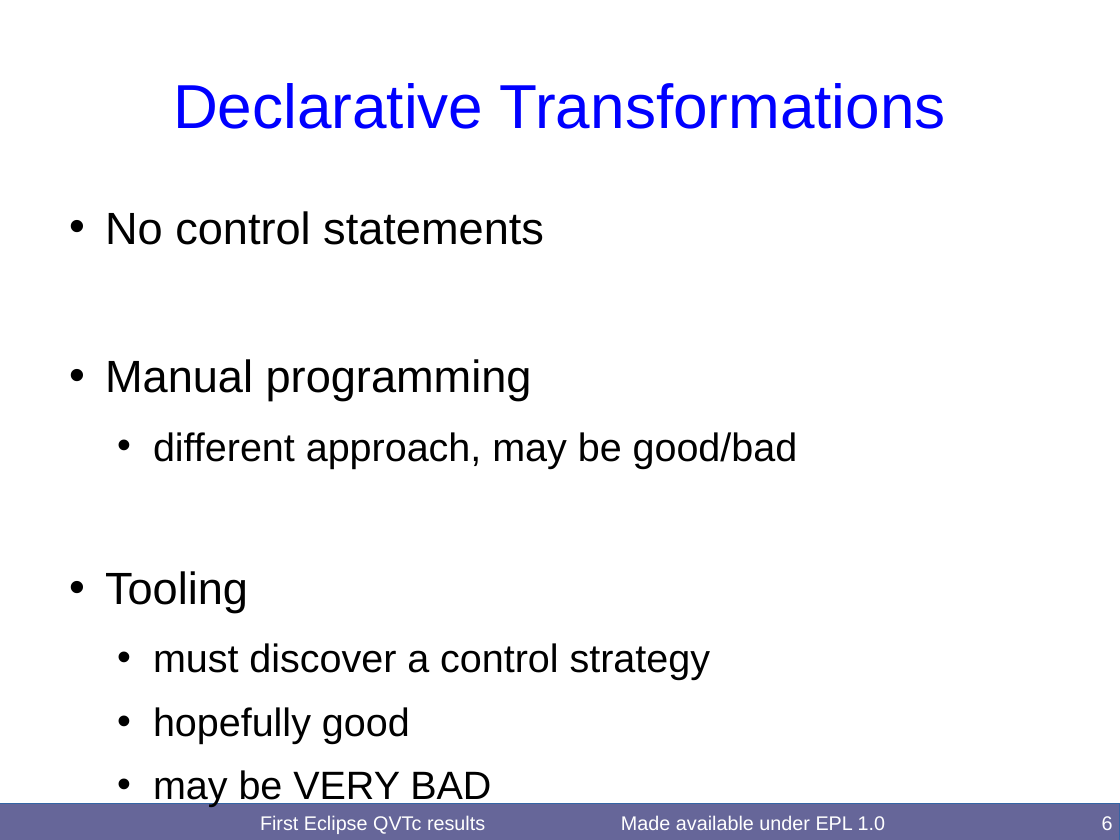
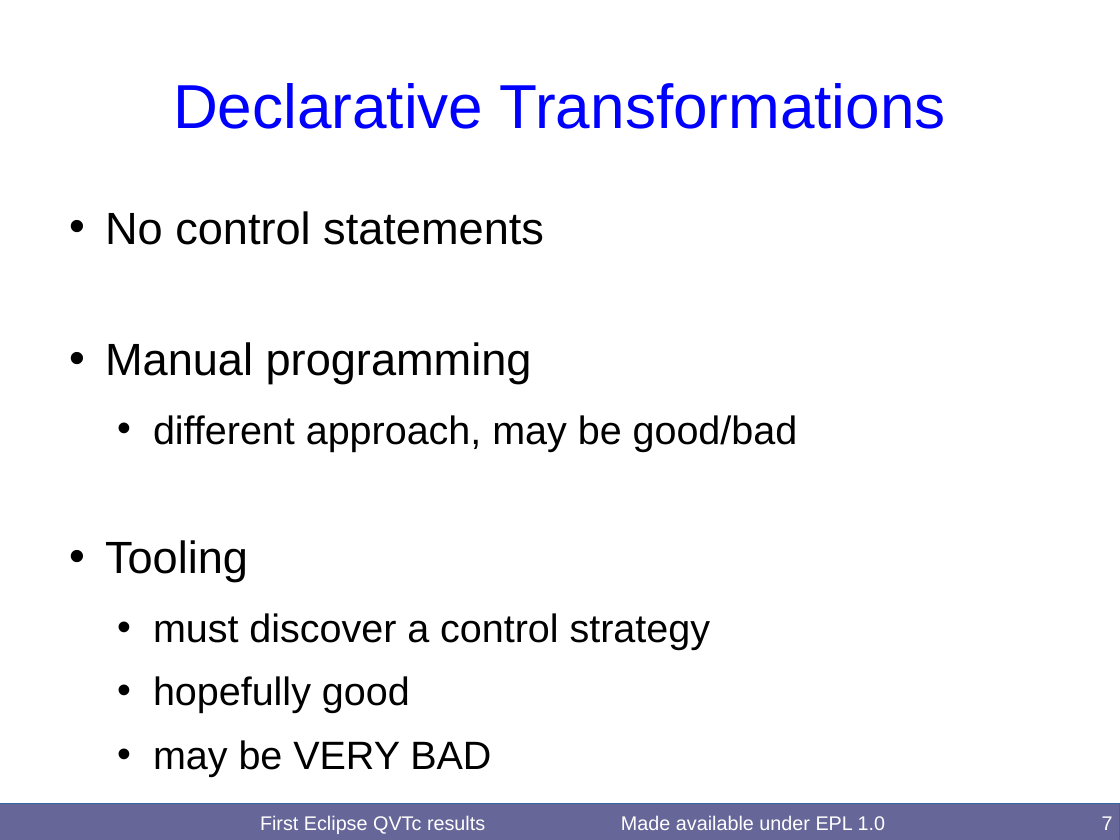
Before and after one commit to merks/mmt-website, a slide deck: slide 7 of qvt/docs/BigMDE2016/QVTcFirstResults.odp (slide 6 before the commit). Drawn at 1120x840 pixels with LibreOffice and Linux fonts; fonts in the diff are those of the drawing. Boxes give left, top, right and bottom in pixels: in the first picture for what was removed or moved away, otherwise in the second. Text is boxed around its words. In the diff, an @@ line names an element or a change of style, - is before the commit and + after.

```diff
--- a/qvt/docs/BigMDE2016/QVTcFirstResults.odp
+++ b/qvt/docs/BigMDE2016/QVTcFirstResults.odp
@@ text "No control statements" rewrapped from box(105, 211, 798, 807) to box(105, 211, 798, 777) @@
@@ page number at box(1102, 816, 1113, 830): text changed @@
-6
+7
```
Also in this commit, not shown: 8 other slides changed, 2 slides added, 1 slide removed.
